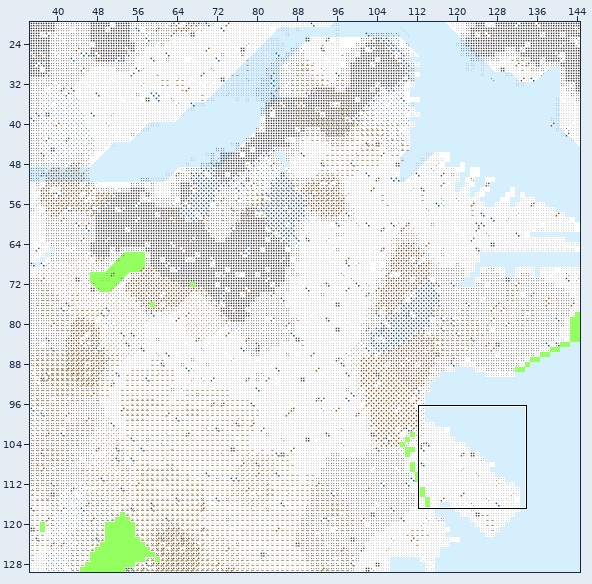
An edit to a level. Tiled map, Maps/boston.tmx. Above, an overview of the earlier version with the close-up marked.
Close-up. Before:
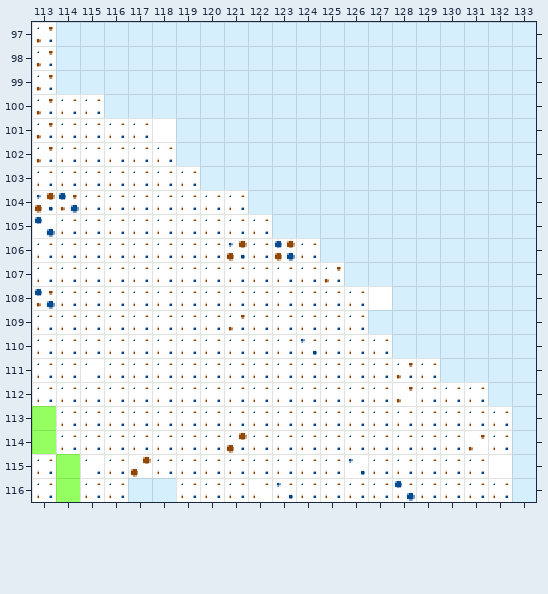
Cells are 16x16 px. Shown: x 113..133, y 97..116. The commit also changed other parts of the map, which this record leaves out.
New version:
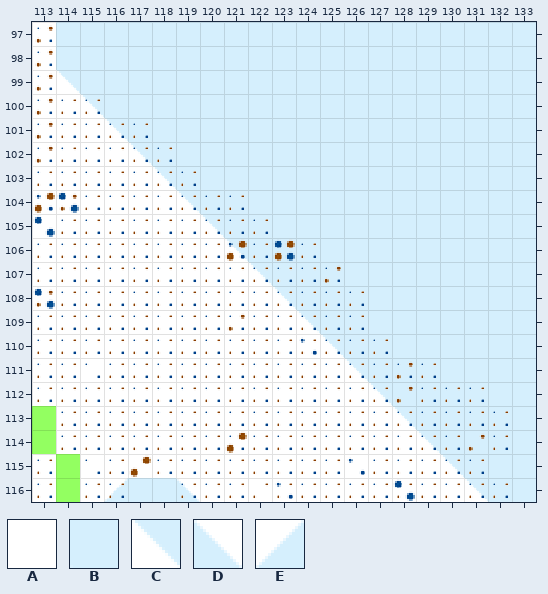
Key: from "Landform": A 0, B 1, C 5, D 8, E 9.
_ is an empty cell.
Change:
Layer "Land":
Tile A becomes tile B in row 101 at x 117 to 118; in row 102 at x 118; in row 103 at x 119; in row 104 at x 120 to 121; in row 105 at x 121 to 122; in row 106 at x 122 to 124.
Tile A becomes tile B in row 107 at x 123 to 125; in row 108 at x 124 to 127; in row 109 at x 125 to 126; in row 110 at x 126 to 127; in row 111 at x 127 to 129; in row 112 at x 128 to 131.
Tile A becomes tile B in row 113 at x 129 to 132; in row 114 at x 130 to 132; in row 115 at x 131 to 132; in row 116 at x 132.
Tile A becomes tile C in row 100 at x 115; in row 101 at x 116; in row 102 at x 117; in row 103 at x 118; in row 104 at x 119; in row 105 at x 120.
Tile A becomes tile C in row 106 at x 121; in row 107 at x 122; in row 108 at x 123; in row 109 at x 124; in row 110 at x 125; in row 111 at x 126.
Tile A becomes tile C in row 112 at x 127; in row 113 at x 128; in row 114 at x 129; in row 115 at x 130; in row 116 at x 131.
Tile B becomes tile C in row 99 at x 114.
Tile A becomes tile D in row 116 at x 119.
Tile A becomes tile E in row 116 at x 116.
Boxes around the changes in both close-ups, in picture pixels (x1, y1, x2, y2):
changed: (56, 70, 512, 502)
